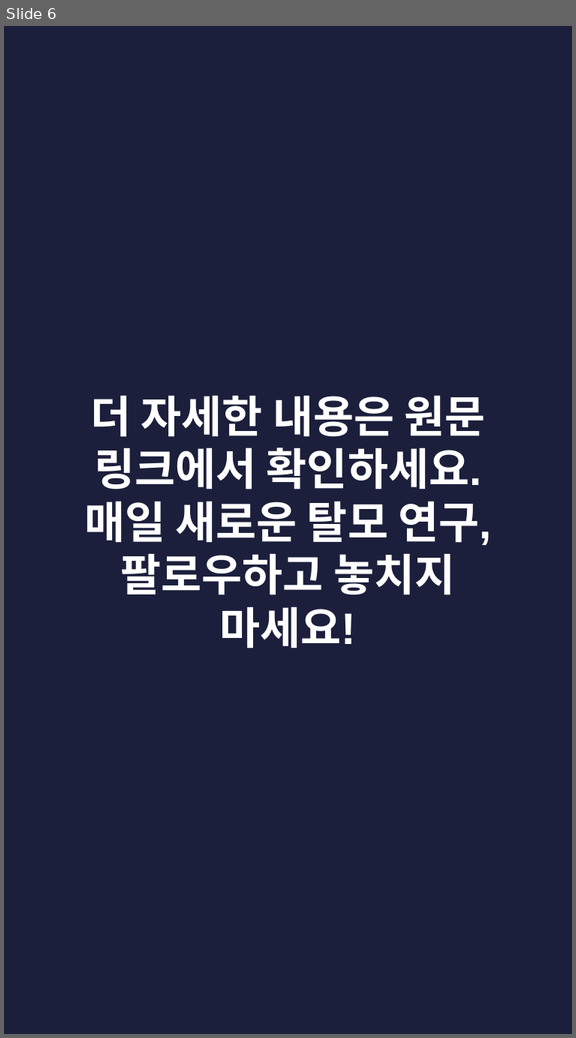
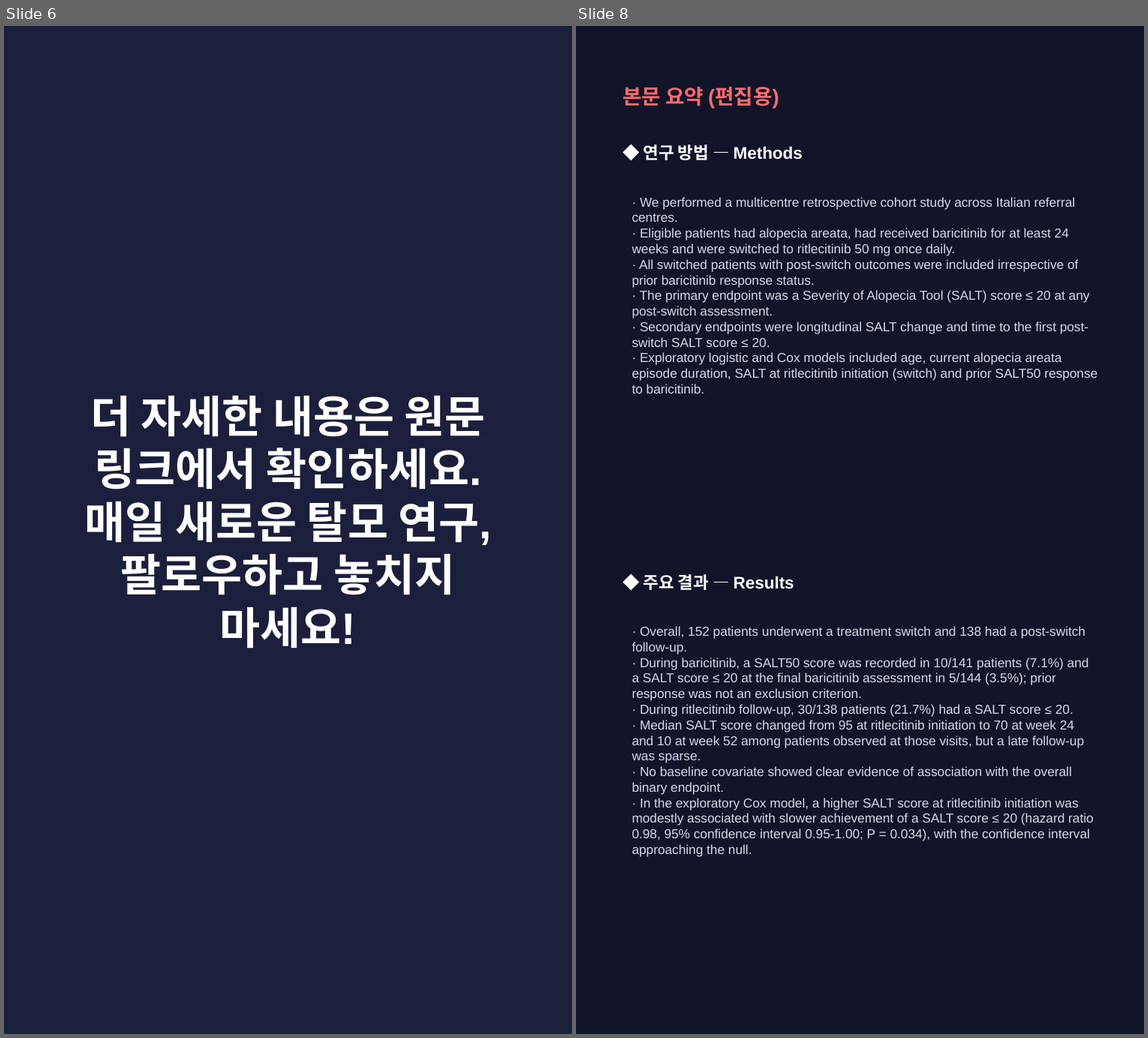
Before and after one commit to hyokang2010-BJ-ANTH/product-builder-test, a slide deck: pwa/data/latest/slides.pptx. Shown side by side, each under a label of ours: slide 6 before the commit, slides 6 and 8 after it; the slides between them are not shown. The pictures are 576x1038 and 1148x1038 pixels, drawn with LibreOffice and Linux fonts; fonts in the diff are those of the drawing. Boxes give left, top, right and bottom in pixels: in the first picture for what was removed or moved away, otherwise in the second. Text is boxed around its words. In the diff, an @@ line names an element or a change of style, - is before the commit and + after.

```diff
--- a/pwa/data/latest/slides.pptx
+++ b/pwa/data/latest/slides.pptx
@@ slide 8 added at (576,26,1144,1034), background #12142A @@
@@ text added at (622,87,779,108), 16 pt, text #FF6B6B, bold @@
+본문 요약 (편집용)
@@ text added at (644,144,802,160), 13 pt, text #FFFFFF, bold @@
+◆ 연구 방법 — Methods
@@ text added at (632,197,1097,394), 10 pt, text #D5D8EA @@
+· We performed a multicentre retrospective cohort study across Italian referral centres.
+· Eligible patients had alopecia areata, had received baricitinib for at least 24 weeks and were switched to ritlecitinib 50 mg once daily.
+· All switched patients with post-switch outcomes were included irrespective of prior baricitinib response status.
+· The primary endpoint was a Severity of Alopecia Tool (SALT) score ≤ 20 at any post-switch assessment.
+· Secondary endpoints were longitudinal SALT change and time to the first post-switch SALT score ≤ 20.
+· Exploratory logistic and Cox models included age, current alopecia areata episode duration, SALT at ritlecitinib initiation (switch) and prior SALT50 response to baricitinib.
@@ text added at (644,574,794,590), 13 pt, text #FFFFFF, bold @@
+◆ 주요 결과 — Results
@@ text added at (632,626,1094,857), 10 pt, text #D5D8EA @@
+· Overall, 152 patients underwent a treatment switch and 138 had a post-switch follow-up.
+· During baricitinib, a SALT50 score was recorded in 10/141 patients (7.1%) and a SALT score ≤ 20 at the final baricitinib assessment in 5/144 (3.5%); prior response was not an exclusion criterion.
+· During ritlecitinib follow-up, 30/138 patients (21.7%) had a SALT score ≤ 20.
+· Median SALT score changed from 95 at ritlecitinib initiation to 70 at week 24 and 10 at week 52 among patients observed at those visits, but a late follow-up was sparse.
+· No baseline covariate showed clear evidence of association with the overall binary endpoint.
+· In the exploratory Cox model, a higher SALT score at ritlecitinib initiation was modestly associated with slower achievement of a SALT score ≤ 20 (hazard ratio 0.98, 95% confidence interval 0.95-1.00; P = 0.034), with the confidence interval approaching the null.
```
Also in this commit, not shown: 3 slides changed, 4 other slides added, 4 slides removed, 26 other files.
